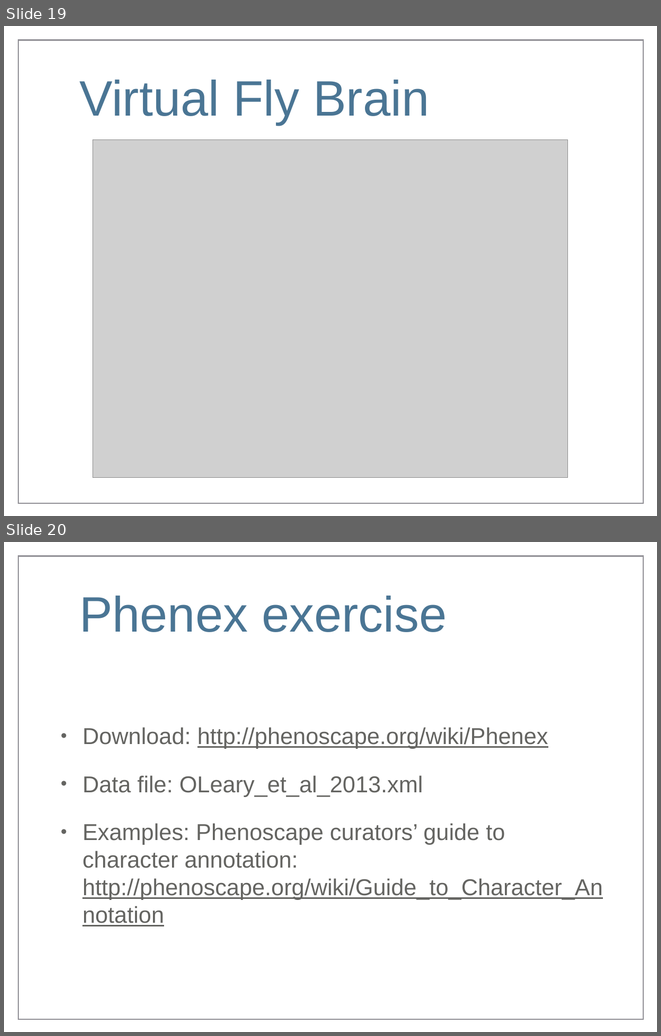
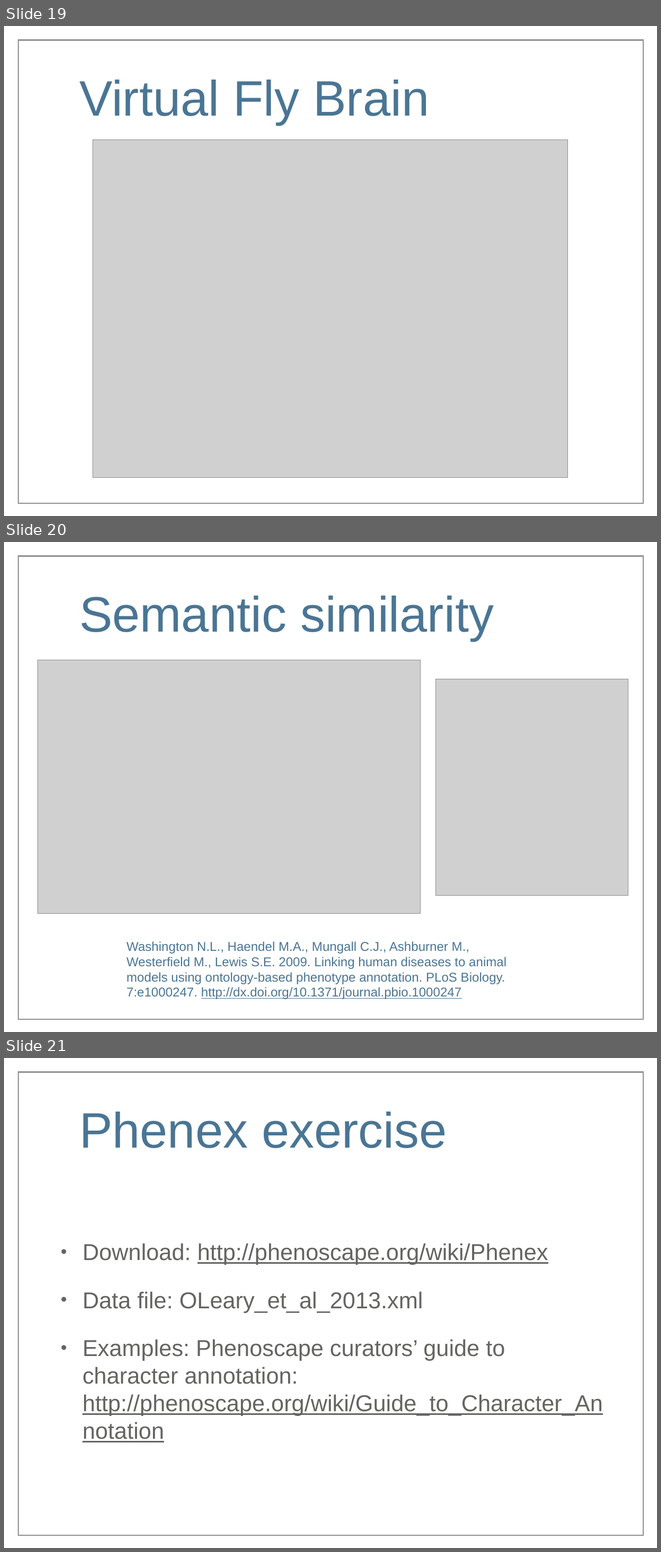
Before and after one commit to NESCent/ontologies-in-evobio-course-2013, a slide deck: material_for_course/tues/phenotype_annotation.ppt. Shown one above the other, each under a label of ours: slides 19 and 20 before the commit, slides 19, 20 and 21 after it. The pictures are 661x1036 and 661x1552 pixels, drawn with LibreOffice and Linux fonts; fonts in the diff are those of the drawing; grey boxes stand for pictures; background and template pictures are left out. Boxes give left, top, right and bottom in pixels: in the first picture for what was removed or moved away, otherwise in the second. Text is boxed around its words. In the diff, an @@ line names an element or a change of style, - is before the commit and + after.

Commit message:
Updated presentation.

```diff
--- a/material_for_course/tues/phenotype_annotation.ppt
+++ b/material_for_course/tues/phenotype_annotation.ppt
@@ slide 20 added at (4,542,657,1032), background picture (left out); not listed: 1 template element that a slide beside it also shows @@
@@ title added at (79,596,494,641), 78 pt, text #4A7594 @@
+Semantic similarity
@@ picture added at (38,660,421,913) @@
@@ picture added at (435,679,628,896) @@
@@ text added at (126,941,506,999), 20 pt, text #4A7594 @@
+Washington N.L., Haendel M.A., Mungall C.J., Ashburner M., Westerfield M., Lewis S.E. 2009. Linking human diseases to animal models using ontology-based phenotype annotation. PLoS Biology. 7:e1000247. http://dx.doi.org/10.1371/journal.pbio.1000247
@@ what was slide 20 is now slide 21 @@
```
